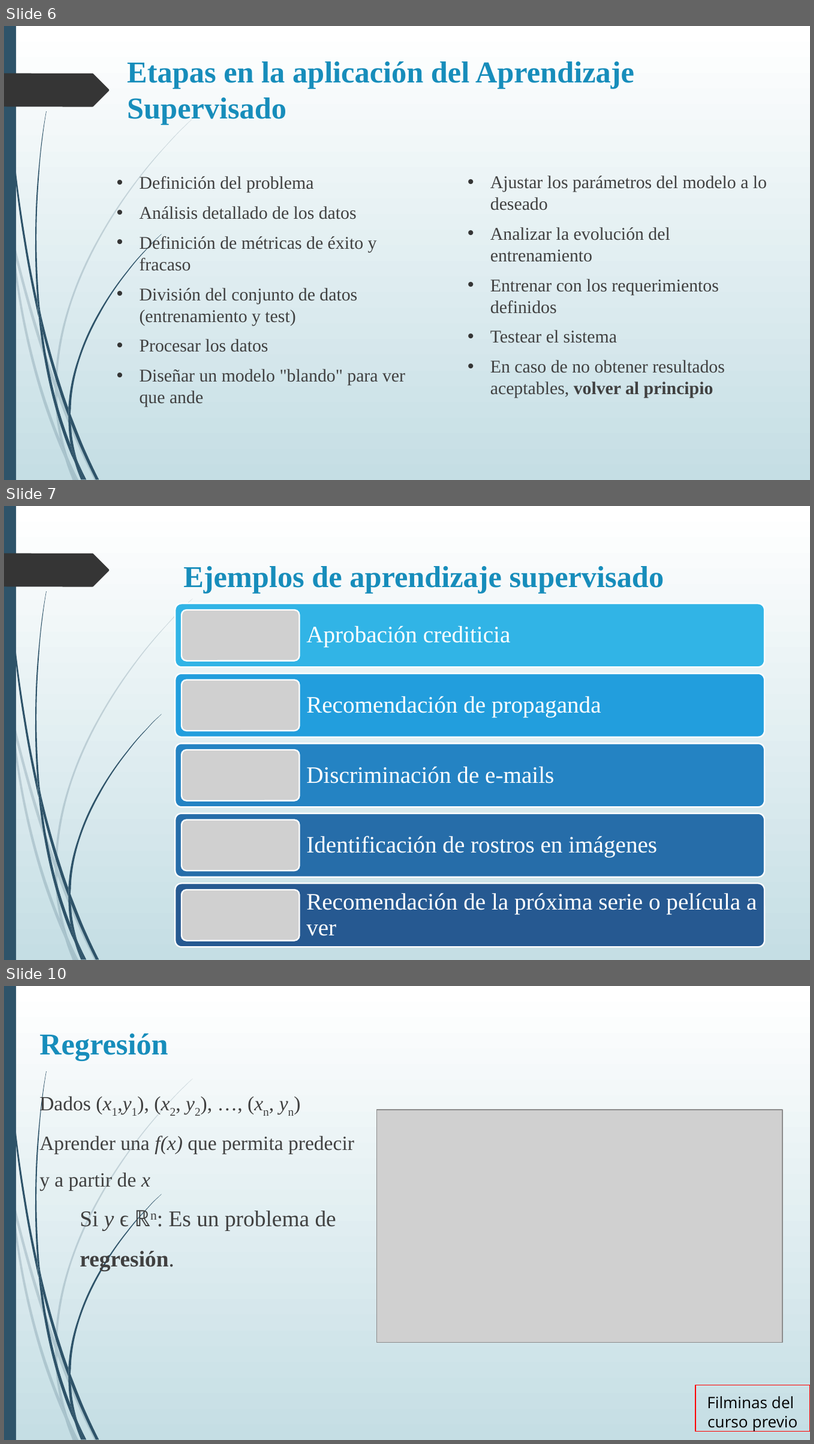
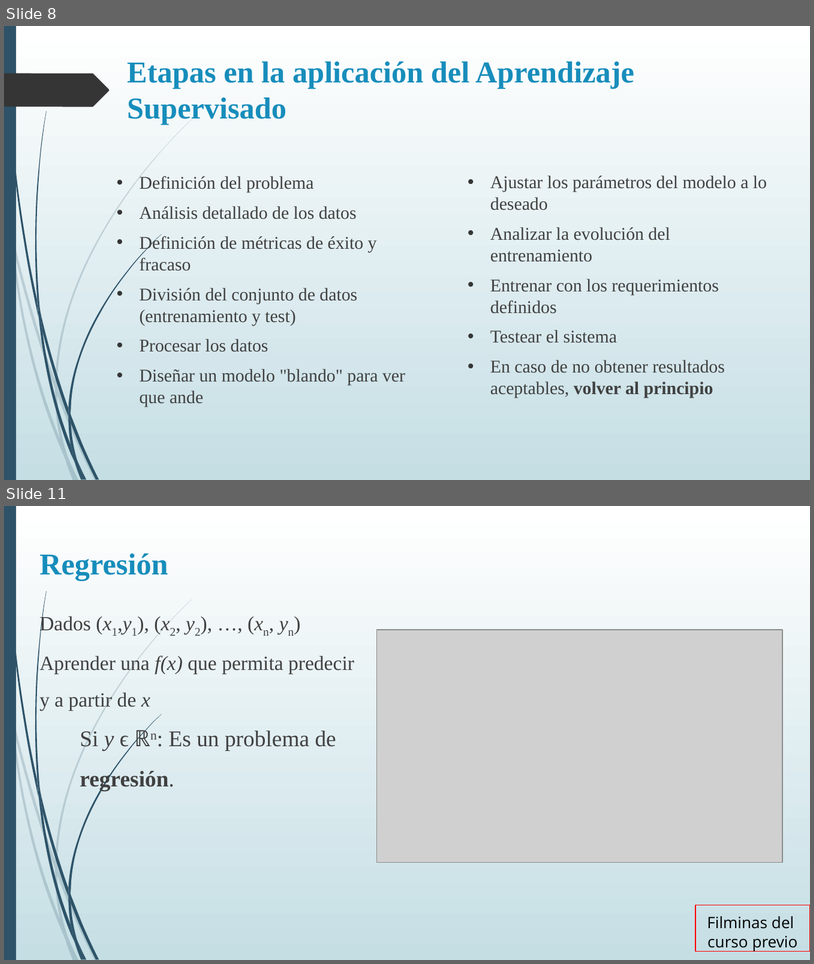
Before and after one commit to DiploDatos/AprendizajeSupervisado, a slide deck: Teórico/Aprendizaje Supervisado - Clase I.ppsx. Shown one above the other, each under a label of ours: slides 6, 7 and 10 before the commit, slides 8 and 11 after it; the slides between them are not shown. The pictures are 814x1444 and 814x964 pixels, drawn with LibreOffice and Linux fonts; fonts in the diff are those of the drawing; grey boxes stand for pictures. Boxes give left, top, right and bottom in pixels: in the first picture for what was removed or moved away, otherwise in the second. Text is boxed around its words. In the diff, an @@ line names an element or a change of style, - is before the commit and + after.

```diff
--- a/Teórico/Aprendizaje Supervisado - Clase I.ppsx
+++ b/Teórico/Aprendizaje Supervisado - Clase I.ppsx
@@ slide 7 removed at box(4, 506, 810, 960), background gradient #FFFFFF to #C5DEE5; not listed: 24 template elements that a slide beside it also shows @@
@@ title removed at box(183, 566, 665, 594) @@
-Ejemplos de aprendizaje supervisado
@@ group removed at box(175, 604, 764, 947): 5 rounded rectangles, 5 texts, 5 pictures @@
-Aprobación crediticia
-Recomendación de propaganda
-Discriminación de e-mails
-Identificación de rostros en imágenes
-Recomendación de la próxima serie o película a ver
@@ what was slide 6 is now slide 8 @@
@@ what was slide 10 is now slide 11 @@
```
Also in this commit, not shown: 7 slides changed, 2 slides added, 1 other file.
